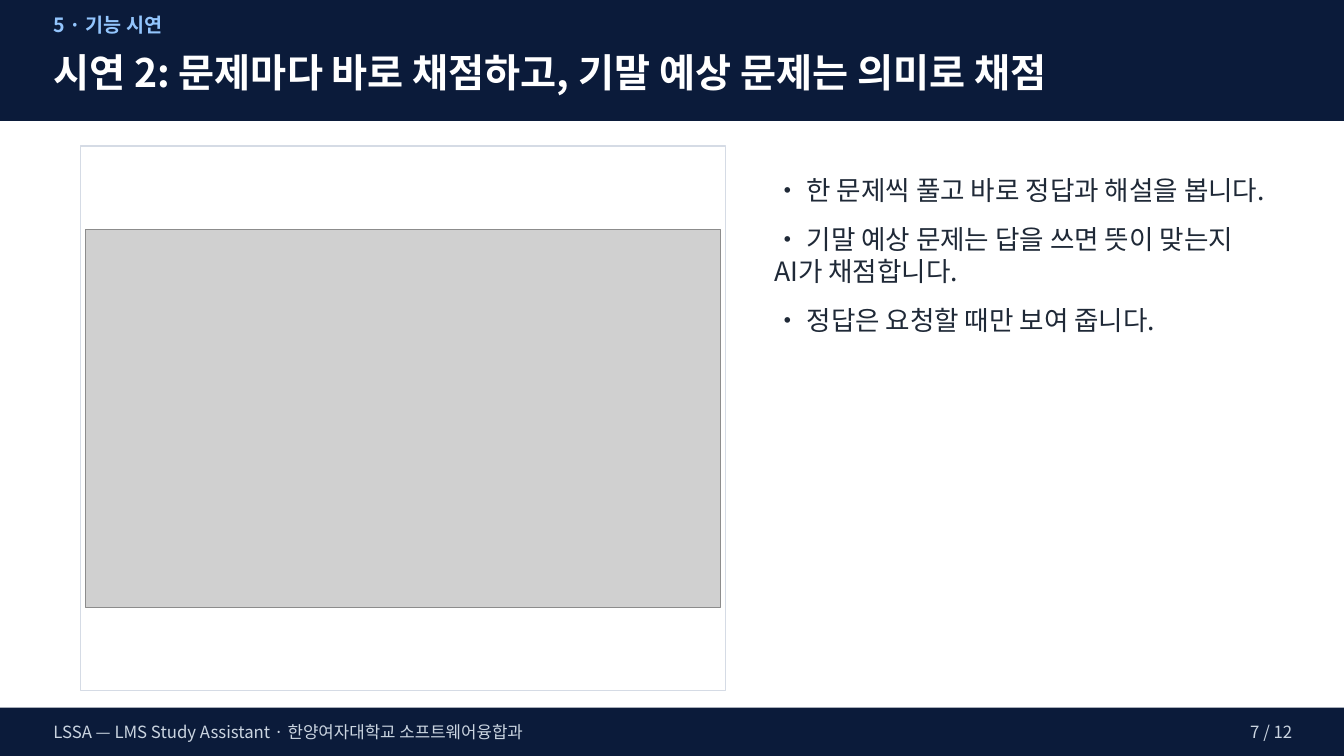
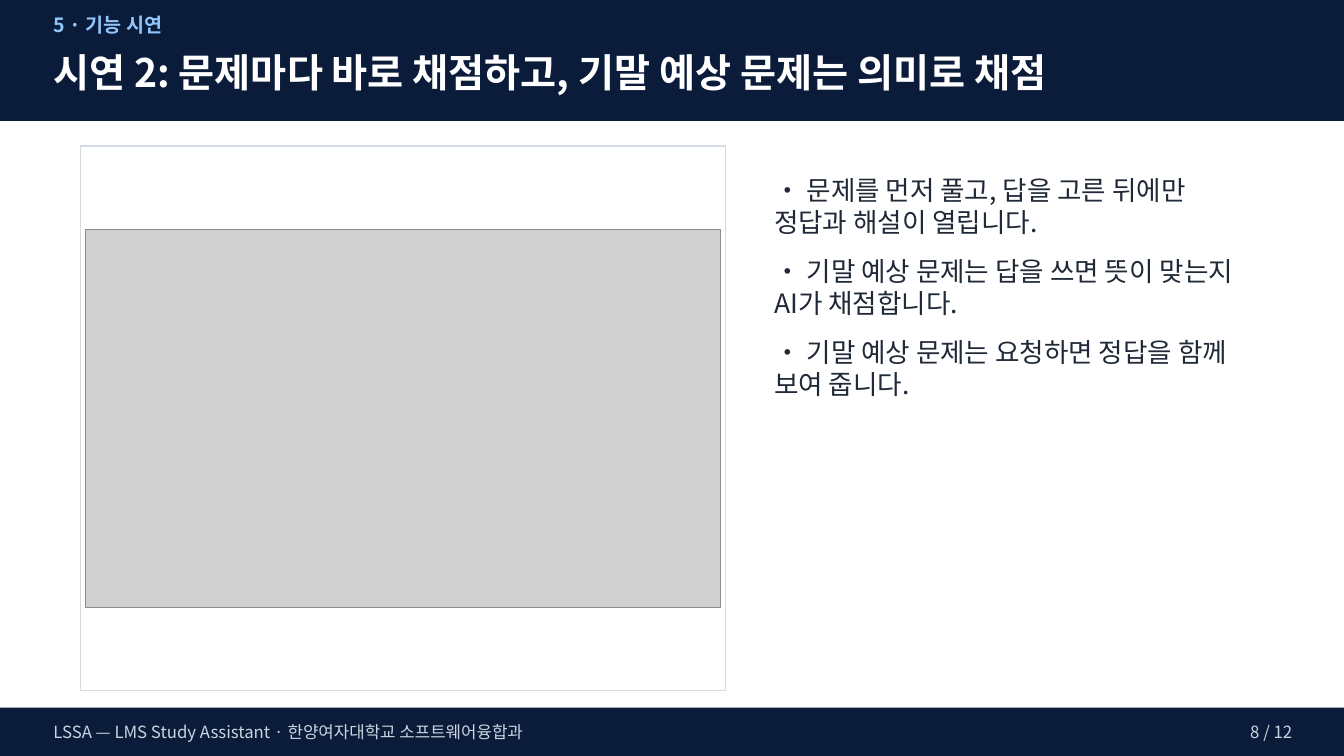
Before and after one commit to arlen-up/Study_assistance, a slide deck: slide 8 of docs/발표자료/최종/LSSA_심사_최종.pptx (slide 7 before the commit). Drawn at 1344x756 pixels with LibreOffice and Linux fonts; fonts in the diff are those of the drawing; grey boxes stand for pictures. Boxes give left, top, right and bottom in pixels: in the first picture for what was removed or moved away, otherwise in the second. Text is boxed around its words. In the diff, an @@ line names an element or a change of style, - is before the commit and + after.

```diff
--- a/docs/발표자료/최종/LSSA_심사_최종.pptx
+++ b/docs/발표자료/최종/LSSA_심사_최종.pptx
@@ text at [774,178,1185,234]: text changed @@
-• 한 문제씩 풀고 바로 정답과 해설을 봅니다.
+• 문제를 먼저 풀고, 답을 고른 뒤에만 정답과 해설이 열립니다.
@@ text at [774,340,1227,396]: text changed @@
-• 정답은 요청할 때만 보여 줍니다.
+• 기말 예상 문제는 요청하면 정답을 함께 보여 줍니다.
@@ text at [1250,725,1293,738]: text changed @@
-7 / 12
+8 / 12
```
Also in this commit, not shown: 9 other slides changed, 2 other files.
